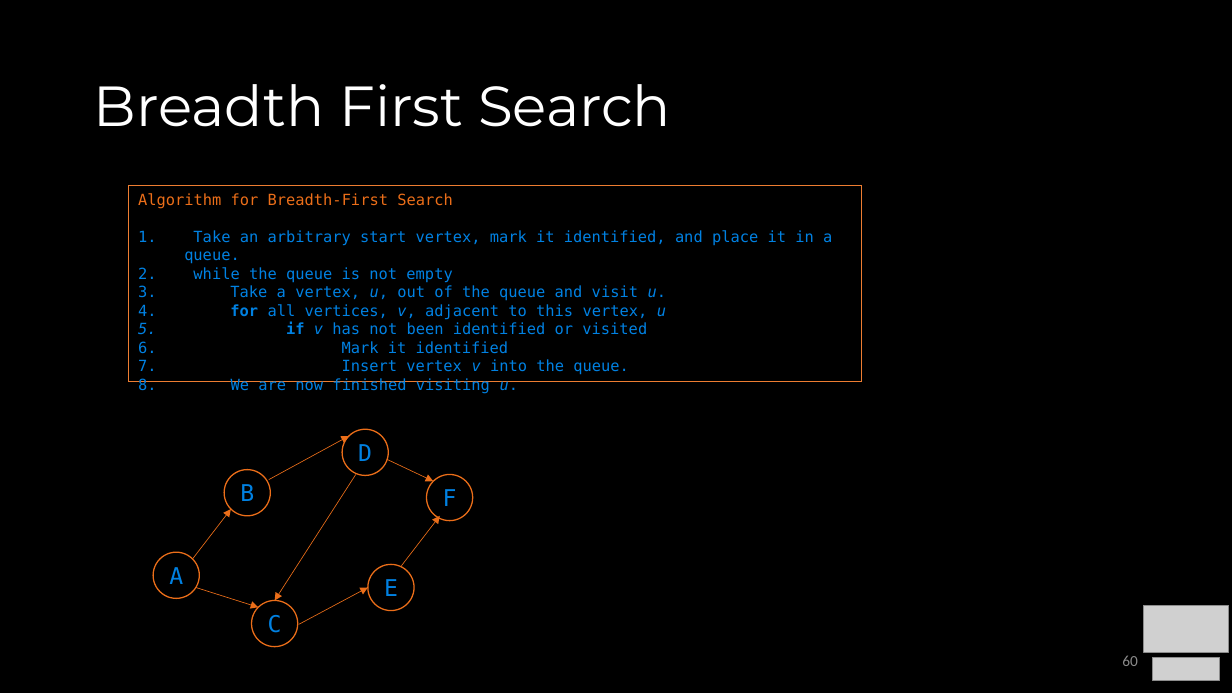
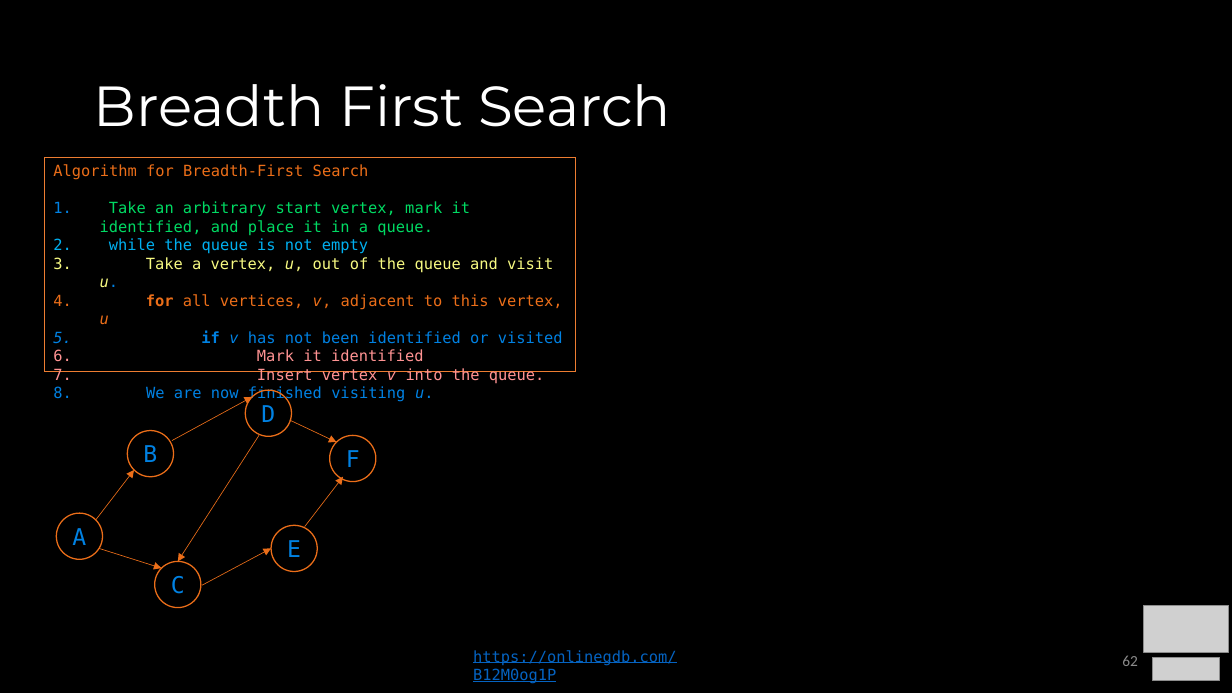
Before and after one commit to COP3530/Instructional-Content, a slide deck: slide 62 of Slides-PPT/8a - Graph Terminology and Implementation.pptx (slide 60 before the commit). Drawn at 1232x693 pixels with LibreOffice and Linux fonts; fonts in the diff are those of the drawing; grey boxes stand for pictures. Boxes give left, top, right and bottom in pixels: in the first picture for what was removed or moved away, otherwise in the second. Text is boxed around its words. In the diff, an @@ line names an element or a change of style, - is before the commit and + after.

```diff
--- a/Slides-PPT/8a - Graph Terminology and Implementation.pptx
+++ b/Slides-PPT/8a - Graph Terminology and Implementation.pptx
@@ rectangle "Algorithm for Breadth-First Search": place and size @@
-rectangle "Algorithm for Breadth-First Search" at bbox=[129, 186, 861, 382]
+rectangle "Algorithm for Breadth-First Search" at bbox=[44, 157, 576, 372]
@@ text in rectangle at bbox=[100, 201, 563, 384]: text colour #0081E2 to #00DA63 in "Take an arbitrary start vertex, mark it ..."; text colour #0081E2 to #00B0F0 in "while the queue is not empty"; text colour #0081E2 to #F7FA82 in "Take a vertex, u, out of the ..."; text colour #0081E2 to #EB6E19 in "for all vertices, v, adjacent to this ..."; text colour #0081E2 to #FF9393 in "Mark it identified", "7. Insert vertex v into the queue." @@
@@ arrow moved from (299, 625) - (368, 588) to (172, 441) - (252, 397) @@
@@ arrow moved from (269, 480) - (349, 436) to (289, 421) - (336, 443) @@
@@ 6 ellipses, 3 arrows: place and size @@
-6 ellipses, 3 arrows at bbox=[153, 430, 473, 647]
+6 ellipses, 3 arrows at bbox=[56, 390, 376, 608]
@@ arrow removed from (386, 459) to (433, 482) @@
@@ arrow added from (99, 549) to (162, 568), #EB6E19 0.5 pt @@
@@ arrow moved from (196, 588) - (259, 607) to (202, 585) - (271, 549) @@
@@ text added at bbox=[473, 650, 677, 684], 12 pt, text #0563C1, underline @@
+https://onlinegdb.com/B12M0og1P
@@ page number at bbox=[1122, 655, 1138, 666]: text changed @@
-60
+62
```
Also in this commit, not shown: 2 other slides changed, 9 slides added, 1 slide removed, 3 other files.
